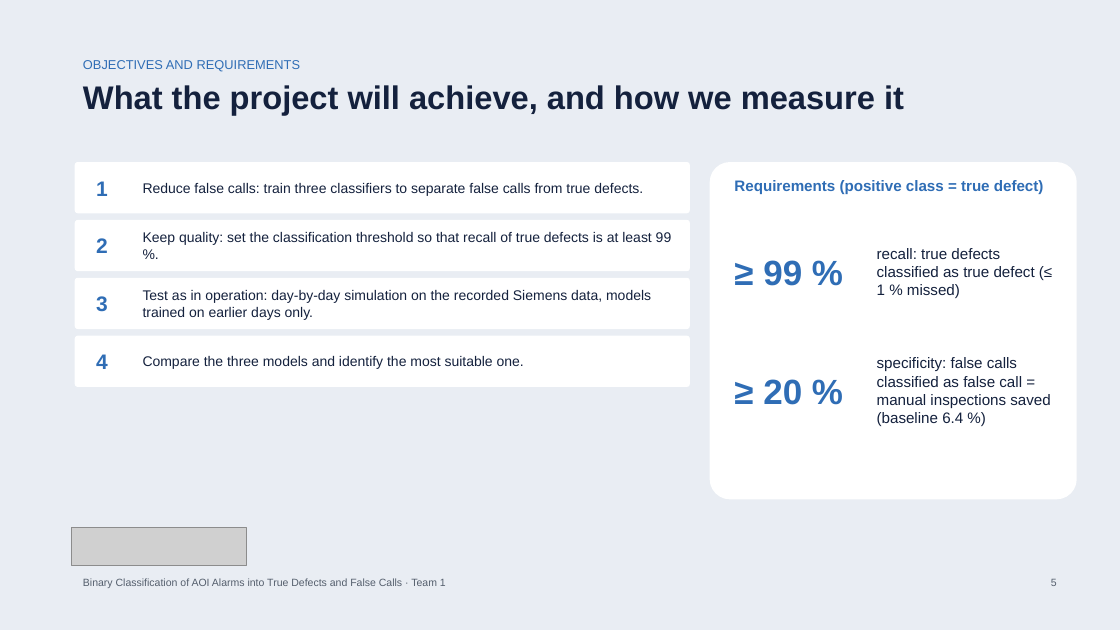
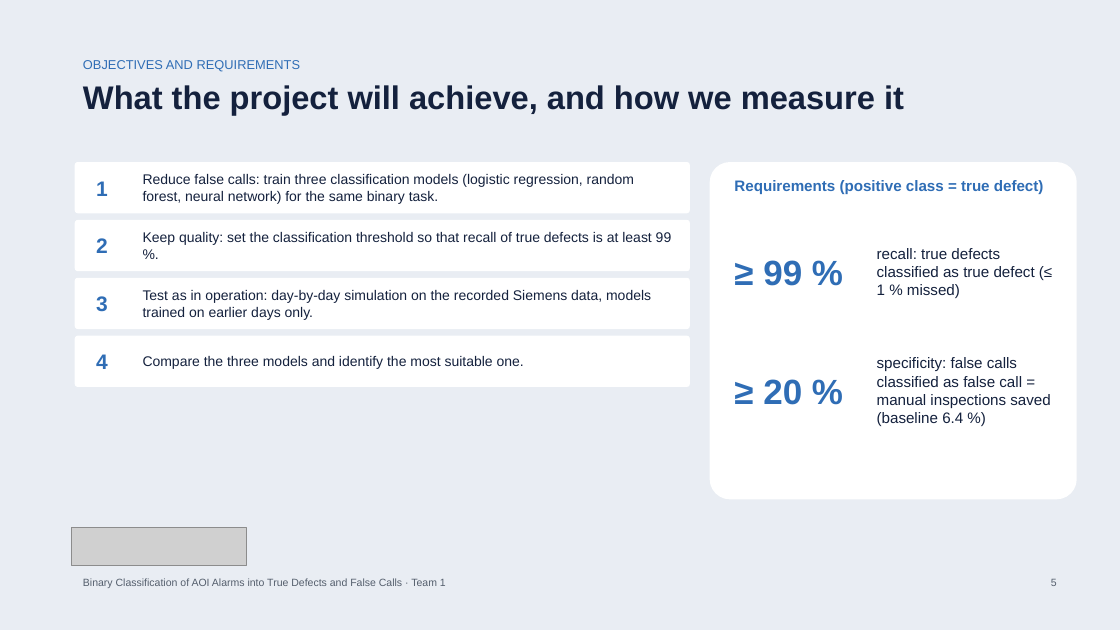
Before and after one commit to bodhi584/aoi-decision-gate, a slide deck: slide 5 of docs/slides_revised_topic.pptx. Drawn at 1120x630 pixels with LibreOffice and Linux fonts; fonts in the diff are those of the drawing; grey boxes stand for pictures. Boxes give left, top, right and bottom in pixels: in the first picture for what was removed or moved away, otherwise in the second. Text is boxed around its words. In the diff, an @@ line names an element or a change of style, - is before the commit and + after.

Commit message:
Data source on the introduction slide; three classification models for one binary task

```diff
--- a/docs/slides_revised_topic.pptx
+++ b/docs/slides_revised_topic.pptx
@@ text at (x1=143, y1=174, x2=634, y2=204): text changed @@
-Reduce false calls: train three classifiers to separate false calls from true defects.
+Reduce false calls: train three classification models (logistic regression, random forest, neural network) for the same binary task.
```
Also in this commit, not shown: 5 other slides changed, 3 other files.
